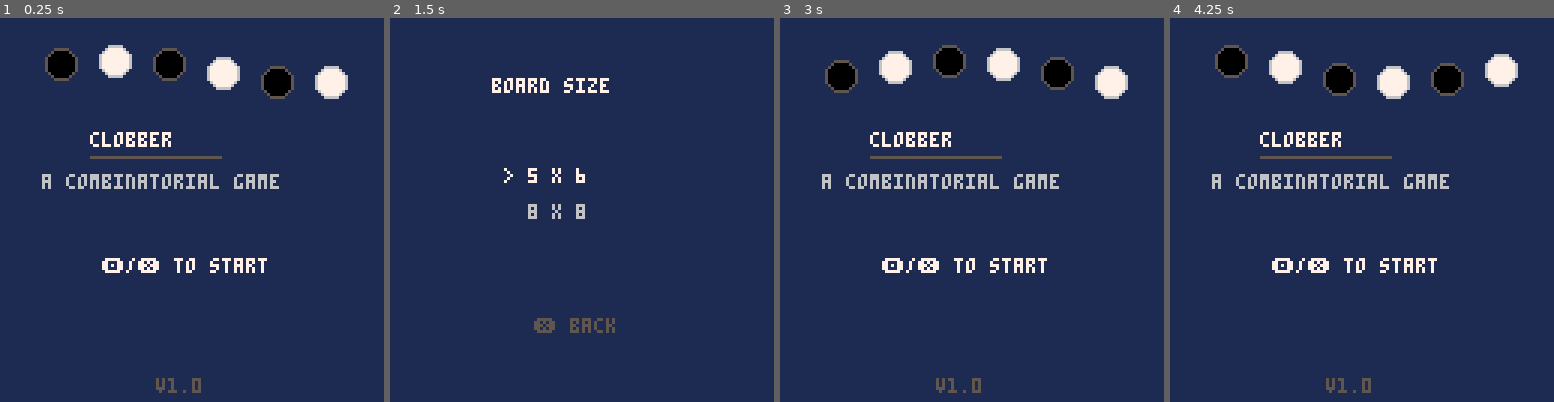
Above: before the commit, frames 1-4 (left to right).
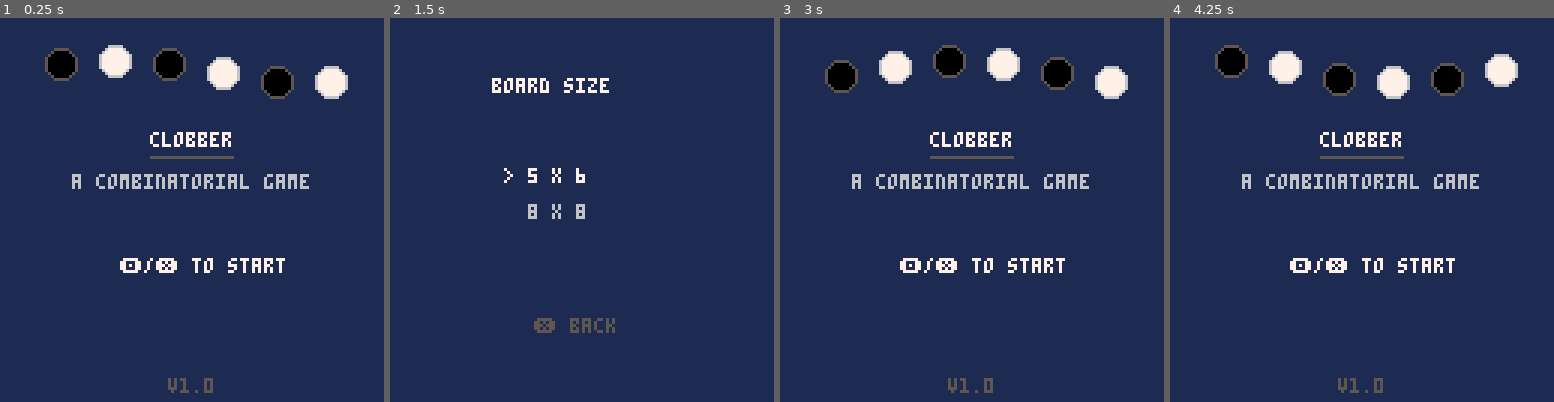
Above: after the commit, the same moments.

Repository: adil-soubki/clobber
Game: PICO-8 cartridge main.lua.p8
The game is run twice, just before and just after one commit, with the same random seed, the same clock (stepped at 60 frames per second) and the same inputs.
Inputs:
- Up to frame 1 (0.25 s): no input
- Up to frame 2 (1.5 s): tap O (Z key) at 0.33, 0.7, 1.43 s; tap X (X key) at 1.07 s
- Up to frame 3 (3 s): hold Left 1.97-2.37 s; tap X (X key) at 2.07, 2.4, 2.73 s; tap O (Z key) at 2.22 s; hold Down 2.42-2.82 s; hold Right from 2.87 s (still down)
- Up to frame 4 (4.25 s): tap X (X key) every 0.33 s from 3.07 to 4.07 s; tap O (Z key) at 3.1, 3.98 s; release Right at 3.53 s; hold Up 3.58-4.08 s; hold Right from 4.13 s (still down)

The runs differ from the first frame. In frame 1, 3.5% of the frame differs, in the area x 10-81%, y 29-98%; in frame 2, nothing differs; in frame 3, 3.5%; in frame 4, 3.5%.

Commit message:
Add title screen music and menu sound effects
Composed a looping two-pattern title theme (organ melody + triangle
bass in C major) that plays on the title screen and stops on game
start. Added sfx(0) select sound to all menu confirms and back
actions. Includes sfx_gen.py script for generating PICO-8 SFX hex
data from note descriptions.

Diff:
--- a/main.lua
+++ b/main.lua
@@ -29,6 +29,7 @@
 end
 
 function init_board()
+ music(-1) -- stop title music
  board={}
  for y=0,bh-1 do
   for x=0,bw-1 do
@@ -280,7 +281,12 @@
 
 -- title screen
 function update_title()
+ if not music_started then
+  music(0)
+  music_started=true
+ end
  if btnp(4) or btnp(5) then
+  sfx(0)
   state=1
   msel=0
  end
@@ -291,11 +297,12 @@
  if btnp(2) then msel=max(0,msel-1); sfx(4) end
  if btnp(3) then msel=min(2,msel+1); sfx(4) end
  if btnp(4) then
+  sfx(0)
   gmode=msel
   state=2
   msel=0
  end
- if btnp(5) then state=0 end
+ if btnp(5) then sfx(0); state=0 end
 end
 
 -- board size select
@@ -303,6 +310,7 @@
  if btnp(2) then msel=max(0,msel-1); sfx(4) end
  if btnp(3) then msel=min(1,msel+1); sfx(4) end
  if btnp(4) then
+  sfx(0)
   if msel==0 then
    bw,bh=5,6
   else
@@ -317,7 +325,7 @@
   init_board()
   state=3
  end
- if btnp(5) then state=1; msel=gmode end
+ if btnp(5) then sfx(0); state=1; msel=gmode end
 end
 
 -- gameplay
@@ -454,6 +462,7 @@
  if btnp(4) or btnp(5) then
   state=0
   msel=0
+  music_started=false
  end
 end
 
@@ -489,15 +498,15 @@
  end
 
  -- title
- print("clobber",30,38,7)
+ print("clobber",50,38,7)
  -- underline
- line(30,46,73,46,5)
-
- print("a combinatorial game",14,52,6)
+ line(50,46,77,46,5)
+
+ print("a combinatorial game",24,52,6)
 
  -- mode hints
- print("\x8e/\x97 to start",34,80,7)
- print("v1.0",52,120,5)
+ print("\x8e/\x97 to start",40,80,7)
+ print("v1.0",56,120,5)
 end
 
 function draw_mode()
Not shown, changed: the music (__music__) section of main.lua.p8
Not shown, changed: the sound effects (__sfx__) section of main.lua.p8
Not shown, added: sfx_gen.py
